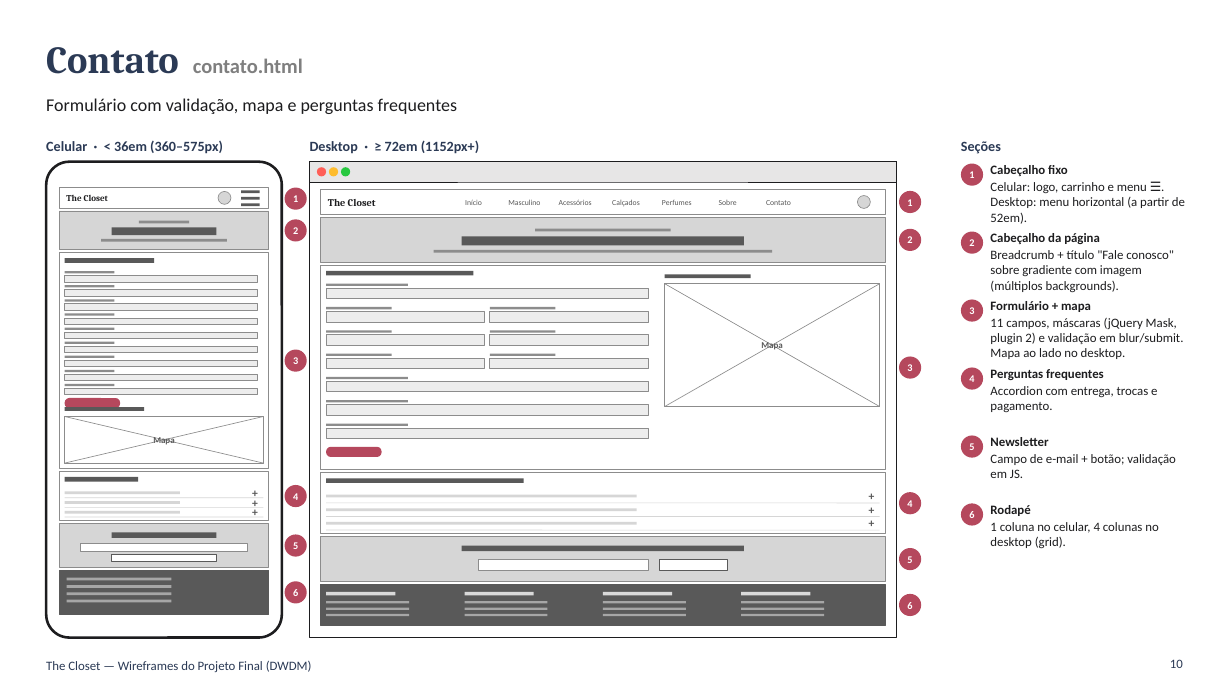
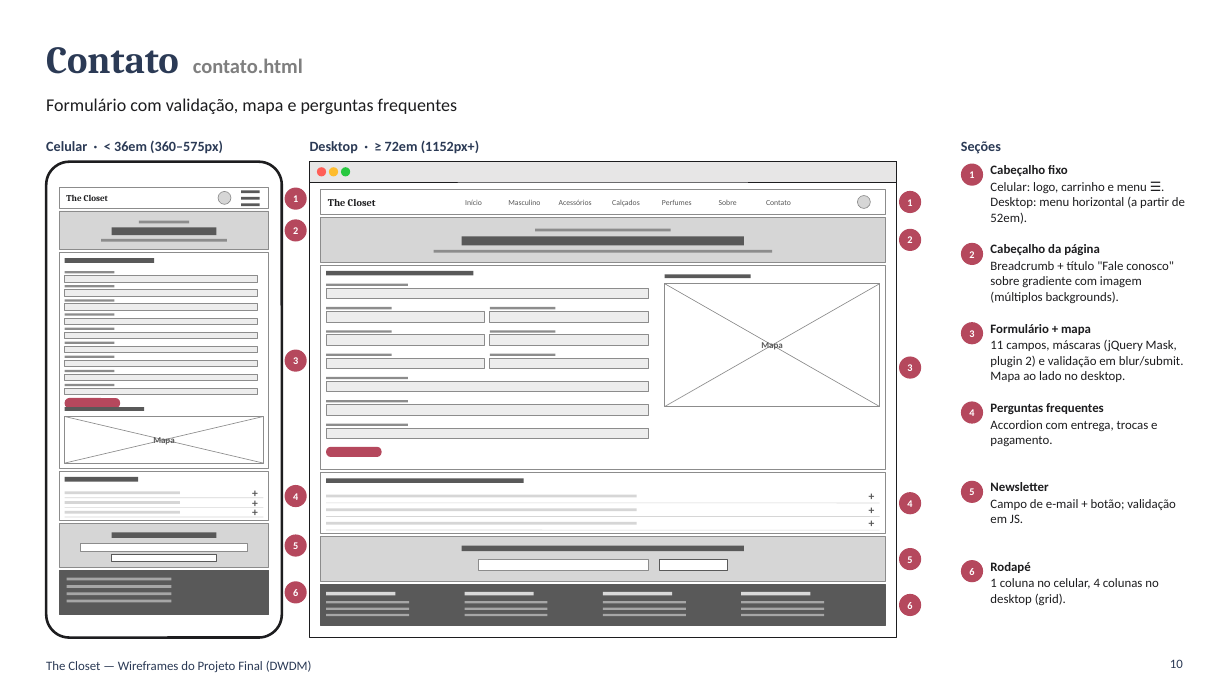
Before and after one commit to fabianomello38/Projeto-Desenvolvimento-Web, a slide deck: slide 10 of docs/Wireframes - The Closet.pptx. Drawn at 1232x693 pixels with LibreOffice and Linux fonts; fonts in the diff are those of the drawing. Boxes give left, top, right and bottom in pixels: in the first picture for what was removed or moved away, otherwise in the second. Text is boxed around its words. In the diff, an @@ line names an element or a change of style, - is before the commit and + after.

```diff
--- a/docs/Wireframes - The Closet.pptx
+++ b/docs/Wireframes - The Closet.pptx
@@ text "2" moved from (x1=969, y1=239, x2=974, y2=246) to (x1=969, y1=251, x2=974, y2=258) @@
@@ ellipse moved from (x1=961, y1=232, x2=983, y2=254) to (x1=961, y1=243, x2=983, y2=265) @@
@@ text "Cabeçalho da página" moved from (x1=990, y1=233, x2=1174, y2=292) to (x1=990, y1=244, x2=1174, y2=303) @@
@@ text "3" moved from (x1=969, y1=307, x2=974, y2=314) to (x1=969, y1=330, x2=974, y2=337) @@
@@ ellipse moved from (x1=961, y1=299, x2=983, y2=322) to (x1=961, y1=323, x2=983, y2=345) @@
@@ text "Formulário + mapa" moved from (x1=990, y1=301, x2=1184, y2=359) to (x1=990, y1=324, x2=1184, y2=382) @@
@@ text "4" moved from (x1=969, y1=375, x2=974, y2=382) to (x1=969, y1=409, x2=974, y2=416) @@
@@ ellipse moved from (x1=961, y1=368, x2=983, y2=390) to (x1=961, y1=401, x2=983, y2=423) @@
@@ text "Perguntas frequentes" moved from (x1=990, y1=369, x2=1157, y2=412) to (x1=990, y1=403, x2=1157, y2=446) @@
@@ text "Newsletter" moved from (x1=990, y1=437, x2=1176, y2=478) to (x1=990, y1=482, x2=1176, y2=523) @@
@@ text "5" moved from (x1=969, y1=443, x2=974, y2=450) to (x1=969, y1=488, x2=974, y2=495) @@
@@ ellipse moved from (x1=961, y1=435, x2=983, y2=457) to (x1=961, y1=481, x2=983, y2=503) @@
@@ text "6" moved from (x1=969, y1=511, x2=974, y2=518) to (x1=969, y1=568, x2=974, y2=575) @@
@@ ellipse moved from (x1=961, y1=504, x2=983, y2=526) to (x1=961, y1=560, x2=983, y2=582) @@
@@ text "Rodapé" moved from (x1=990, y1=505, x2=1158, y2=548) to (x1=990, y1=562, x2=1158, y2=605) @@
```
Also in this commit, not shown: 2 other slides changed, 1 slide added, 2 other files.
